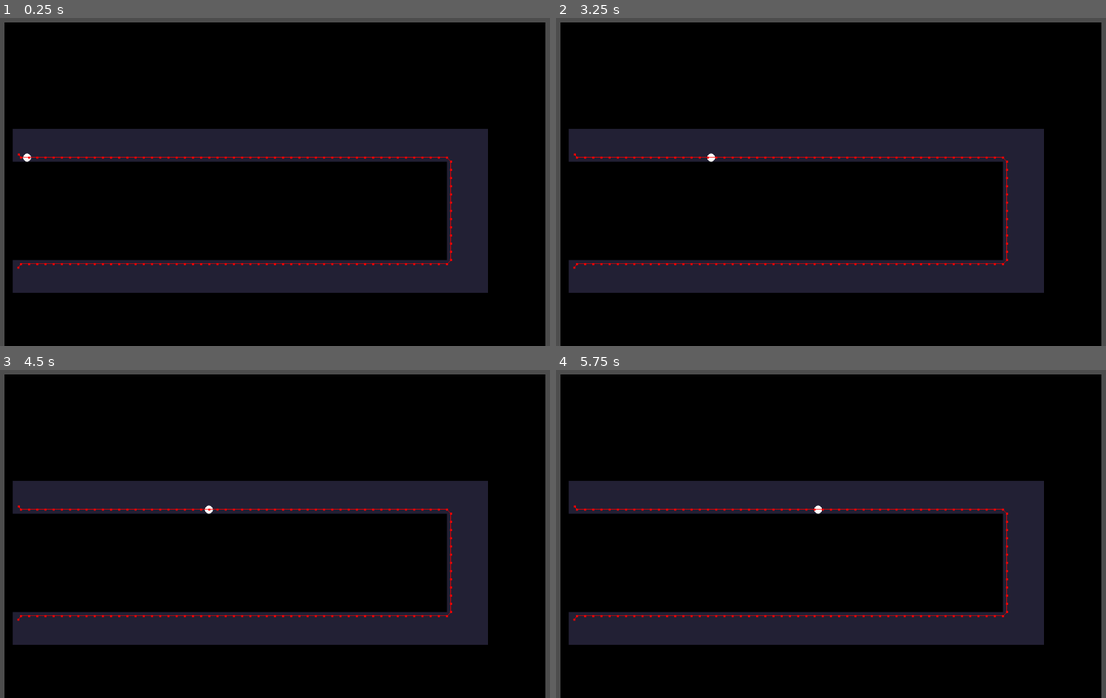
Above: before the commit, frames 1-4 (two rows, left to right).
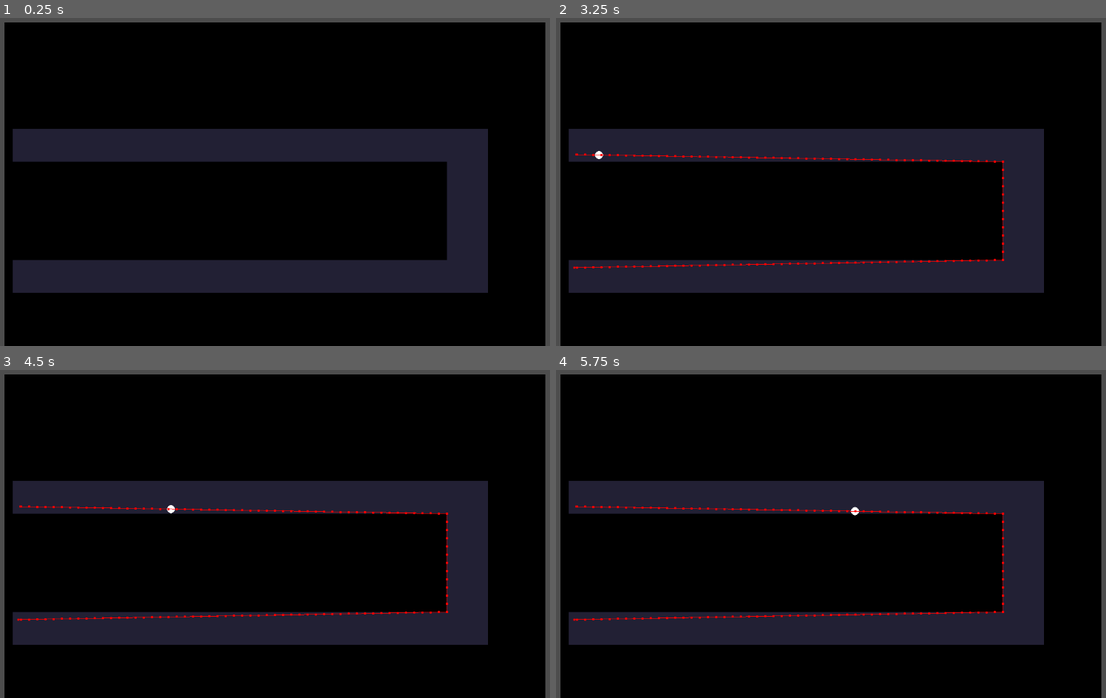
Above: after the commit, the same moments.

Repository: k1ng606/ProjectTd
Game: Godot game, scene res://scenes/level.tscn
Same seed, same stepped clock (60 frames per second), same inputs: the game is played once before the commit and once after it.
Inputs:
- Up to frame 1 (0.25 s): no input
- Up to frame 2 (3.25 s): tap Enter at 2.75 s
- Up to frame 3 (4.5 s): no input
- Up to frame 4 (5.75 s): no input

The runs differ from the first frame. In frame 1, 0.8% of the frame differs, in the area x 3-83%, y 41-77%; in frame 2, 1.3%; in frame 3, 1.3%; in frame 4, 1.3%.

Commit message:
first iteration of enemy spawn on timer

Diff:
--- a/scenes/enemy.tscn
+++ b/scenes/enemy.tscn
@@ -17,9 +17,4 @@
 shape = SubResource("CircleShape2D_telsl")
 
 [node name="NavigationAgent2D" type="NavigationAgent2D" parent="."]
-path_desired_distance = 1.0
-path_max_distance = 20.0
-path_postprocessing = 1
 debug_enabled = true
-
-[connection signal="target_reached" from="NavigationAgent2D" to="." method="_on_navigation_agent_2d_target_reached"]
--- a/scripts/enemy.gd
+++ b/scripts/enemy.gd
@@ -1,31 +1,39 @@
 extends CharacterBody2D
 
 @onready var targetPosition : Vector2 = $"../EnemyTarget".position
+@onready var enemySpawnPosition : Vector2 = $"../EnemySpawn".position
+@onready var navigation_agent := $NavigationAgent2D
 
-@onready var enemySpawnPosition : Vector2 = $"../EnemySpawn".position
-
-@onready var navigationAgent := $NavigationAgent2D
-
-const speed := 5000
+const speed := 200
 
 func _ready() -> void:
+
+	navigation_agent.path_desired_distance = 4.0
+	navigation_agent.target_desired_distance = 4.0
+
 	position = enemySpawnPosition
-	navigationAgent.target_position = targetPosition
+
+	# Make sure to not await during _ready.
+	call_deferred("actor_setup")
 
 
+func actor_setup()-> void:
+	await get_tree().physics_frame
+	set_movement_target(targetPosition)
+
+func set_movement_target(movement_target: Vector2):
+	navigation_agent.target_position = movement_target
+
 func _physics_process(_delta: float) -> void:
-	await get_tree().physics_frame
-	var direction := to_local(navigationAgent.get_next_path_position()).normalized()
+	if navigation_agent.is_navigation_finished():
+		self.queue_free()
 
-	velocity = direction * speed * _delta
+	var current_agent_position: Vector2 = global_position
+	var next_path_position: Vector2 = navigation_agent.get_next_path_position()
 
+	var new_velocity: Vector2 = next_path_position - current_agent_position
+	new_velocity = new_velocity.normalized()
+	new_velocity = new_velocity * speed
+
+	velocity = new_velocity
 	move_and_slide()
-
-	#if (position == targetPosition):
-
-
-
-
-
-func _on_navigation_agent_2d_target_reached():
-	self.queue_free()
--- a/scripts/level.gd
+++ b/scripts/level.gd
@@ -3,9 +3,14 @@
 @onready var enemy:PackedScene = preload("res://scenes/enemy.tscn")
 
 
-func SpawnEnemies() -> void:
-	for i in 1:
+func SpawnEnemies(number_of_enemies_to_spawn:int = 1):
+	for i in number_of_enemies_to_spawn:
 		add_child(enemy.instantiate())
 
 func _ready()-> void:
 	SpawnEnemies()
+	timerSetup()
+
+
+func timerSetup() -> void:
+	get_tree().create_timer(3).timeout.connect(func() : SpawnEnemies())
